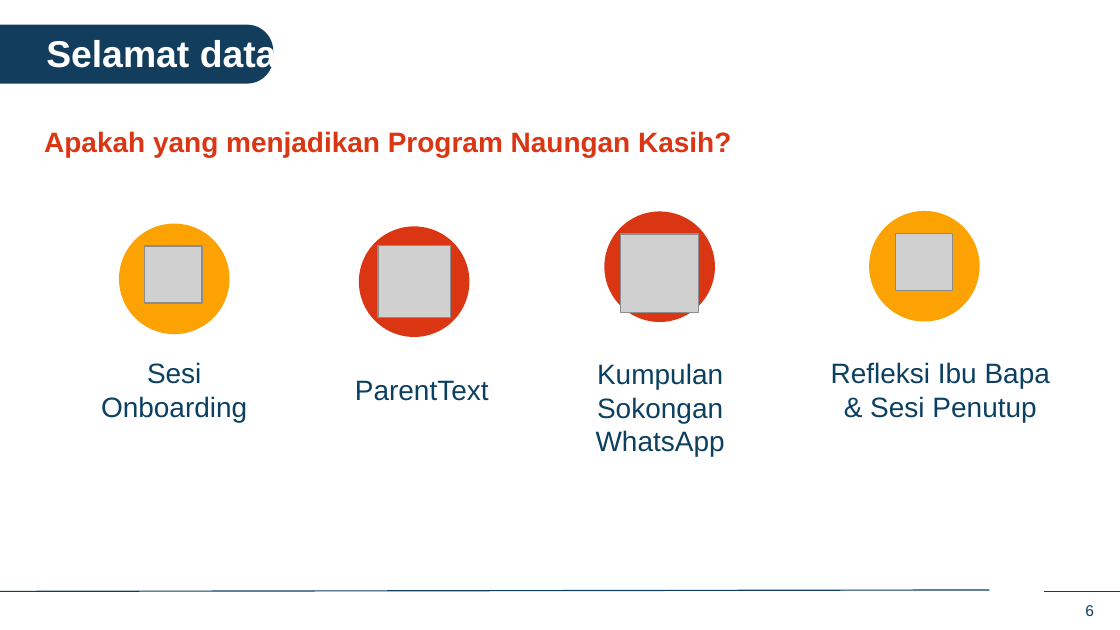
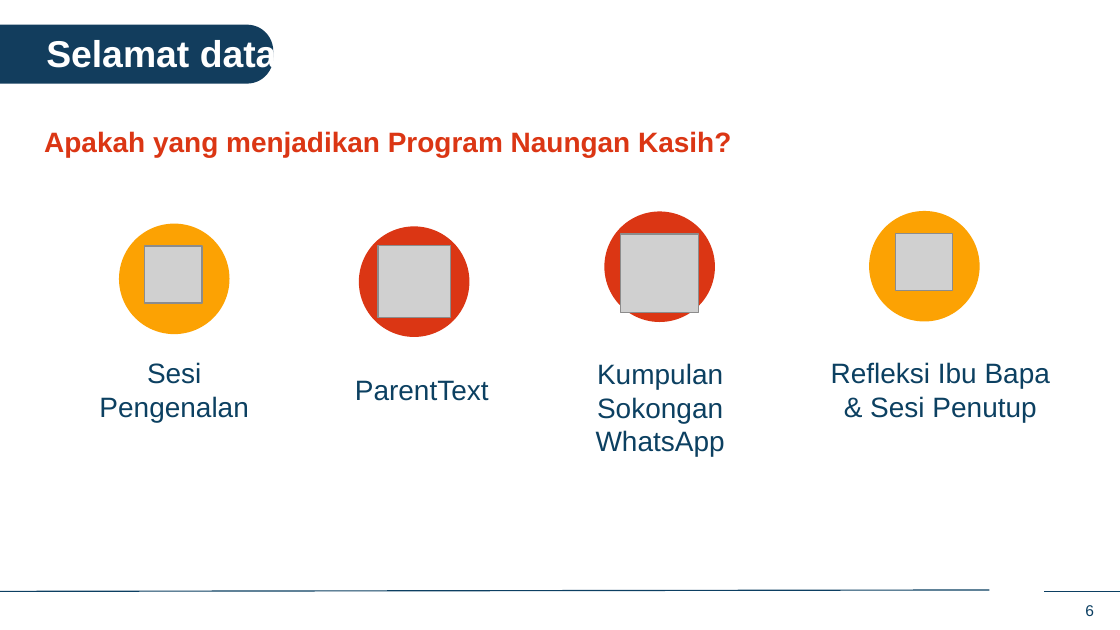
Before and after one commit to IDEMSInternational/plh-digital-content, a slide deck: slide 6 of translations/facilitator_app_malaysia/ms/ms_in_person_sessions.pptx. Drawn at 1120x630 pixels with LibreOffice and Linux fonts; fonts in the diff are those of the drawing; grey boxes stand for pictures; background and template pictures are left out. Boxes give left, top, right and bottom in pixels: in the first picture for what was removed or moved away, otherwise in the second. Text is boxed around its words. In the diff, an @@ line names an element or a change of style, - is before the commit and + after.

```diff
--- a/translations/facilitator_app_malaysia/ms/ms_in_person_sessions.pptx
+++ b/translations/facilitator_app_malaysia/ms/ms_in_person_sessions.pptx
@@ text at (x1=99, y1=362, x2=248, y2=422): text changed @@
-Sesi Onboarding
+Sesi Pengenalan
```
Also in this commit, not shown: 10 other slides changed.
